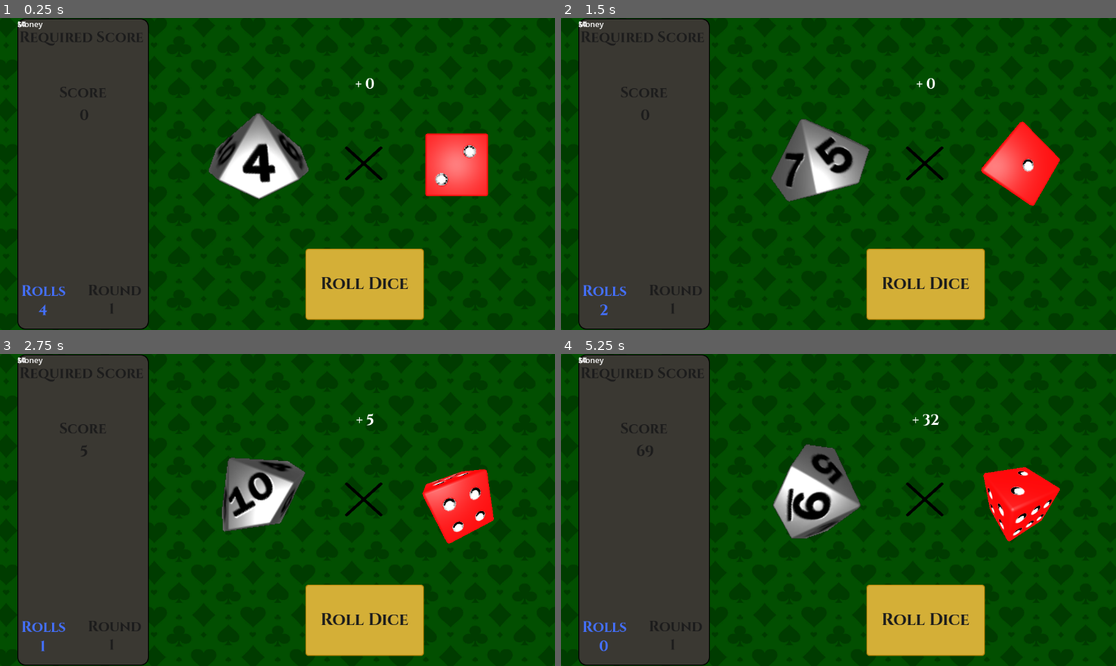
Above: before the commit, frames 1-4 (two rows, left to right).
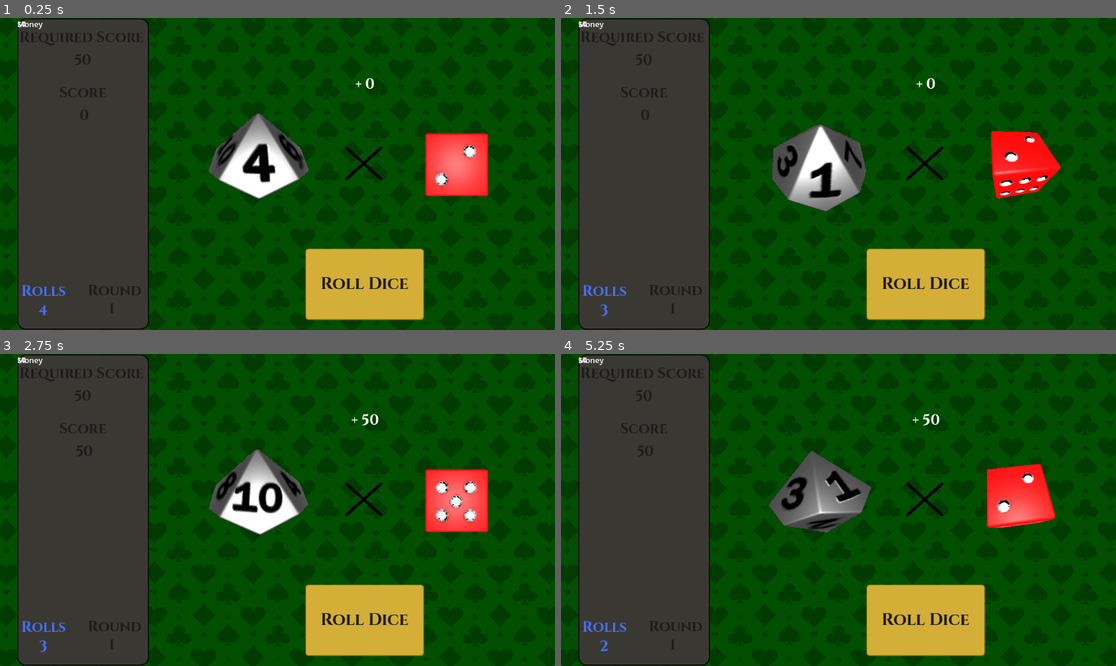
Above: after the commit, the same moments.

Repository: JacksonPearce21/Diceon
Game: Godot game, scene res://Scenes/main_game.tscn
The game is run twice, just before and just after one commit, with the same random seed, the same clock (stepped at 60 frames per second) and the same inputs.
Inputs (mouse positions are in pixels of both pictures, inside the frame that each line leads up to):
- Up to frame 1 (0.25 s): no input
- Up to frame 2 (1.5 s): click "Roll Dice" at 0.5 s; click (927, 283) at 1.25 s, where only the run before the commit has a clickable "Roll Dice"
- Up to frame 3 (2.75 s): click (366, 619) at 2 s, where only the run before the commit has a clickable "Roll Dice"
- Up to frame 4 (5.25 s): tap Enter at 4.25 s

The runs differ from the first frame. In frame 1, less than 0.1% of the frame differs, in the area x 13-17%, y 11-16%; in frame 2, 4.8%; in frame 3, 5.1%, in the area x 7-89%, y 11-96%; in frame 4, 4.9%.

Commit message:
game over + winning conditions

Diff:
--- a/Scripts/Global_manager.gd
+++ b/Scripts/Global_manager.gd
@@ -11,4 +11,4 @@
 	dice_rolls -= 1
 
 func round_increase():
-	score_needed * (current_round * 1.5) + 25
+	score_needed = score_needed * (current_round * 1.5) + 25
--- a/Scripts/main_game.gd
+++ b/Scripts/main_game.gd
@@ -12,7 +12,7 @@
 func _ready():
 	round_num_label.text = str(GlobalManager.current_round)
 	rolls_label.text = str(GlobalManager.dice_rolls)
-	required_score_label = str(GlobalManager.score_needed)
+	required_score_label.text = str(GlobalManager.score_needed)
 	score_label.text = str(round_score)
 	pass
 
@@ -23,6 +23,7 @@
 	mult_dice.roll()
 	await get_tree().create_timer(1.9).timeout
 	calculate_score()
+	$"CanvasLayer/Roll Dice".disabled = false
 
 func calculate_score():
 	var base = int_dice.current_face_value
@@ -31,7 +32,20 @@
 	added_score_label.text = "+ %.0f" % total
 	round_score += total
 	score_label.text = str(round_score)
+	check_round_status()
+
+func check_round_status():
+	if GlobalManager.score_needed <= round_score:
+		pass
+	if GlobalManager.score_needed > round_score:
+		if GlobalManager.dice_rolls == 0:
+			game_over()
+
+func game_over():
+	get_tree().quit()
+
 
 
 func _on_button_pressed():
+	$"CanvasLayer/Roll Dice".disabled = true
 	roll_all_dice()
